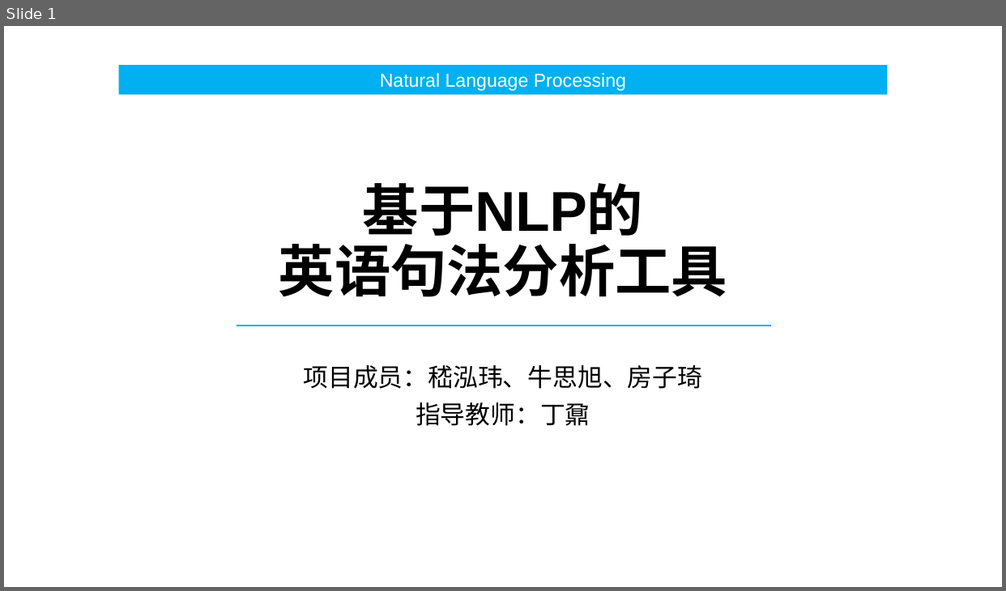
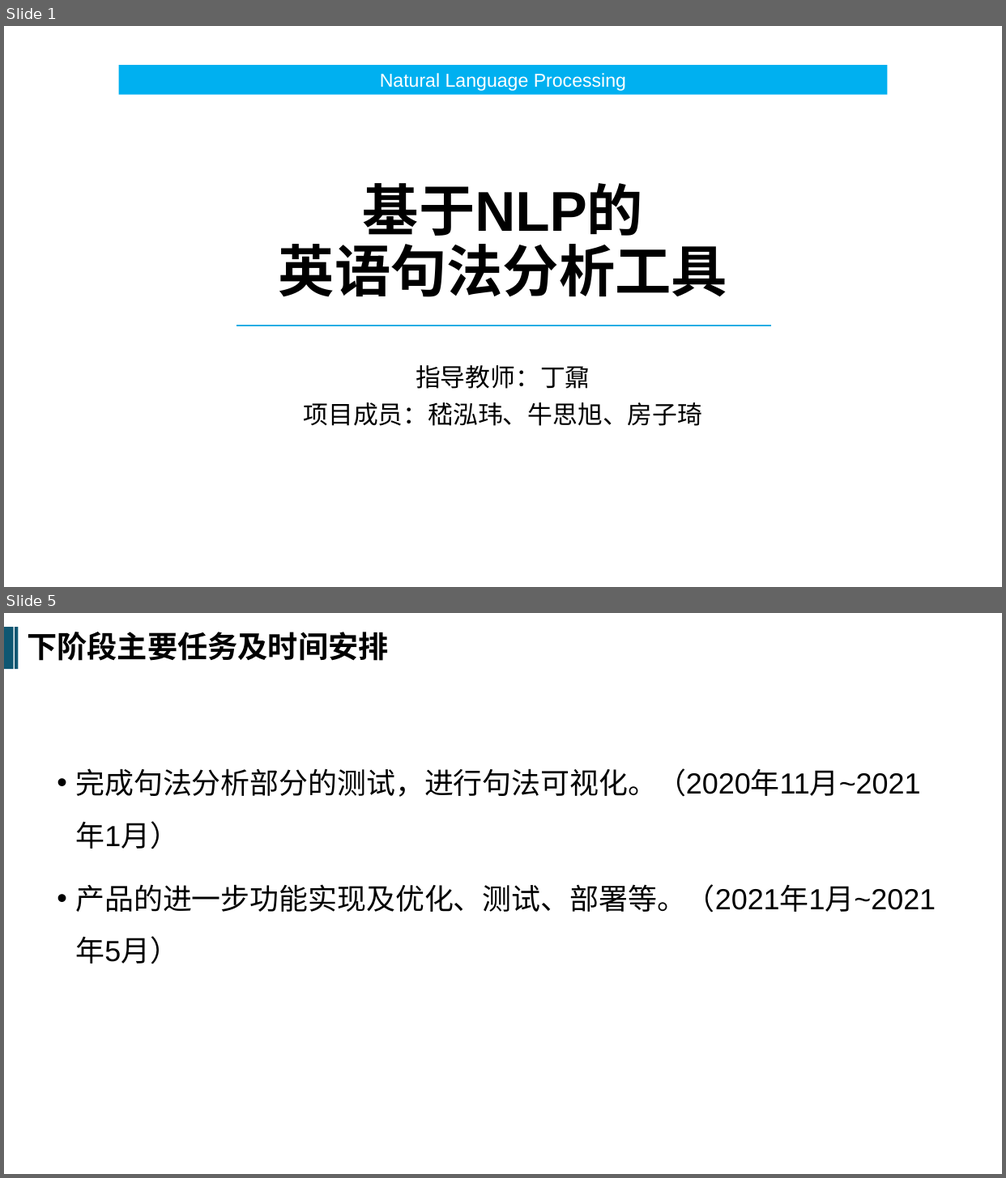
Before and after one commit to SRTPnsxjhw/SRTP, a slide deck: Notes_JHW/中期.pptx. Shown one above the other, each under a label of ours: slide 1 before the commit, slides 1 and 5 after it; the slides between them are not shown. The pictures are 1006x591 and 1006x1178 pixels, drawn with LibreOffice and Linux fonts; fonts in the diff are those of the drawing. Boxes give left, top, right and bottom in pixels: in the first picture for what was removed or moved away, otherwise in the second. Text is boxed around its words. In the diff, an @@ line names an element or a change of style, - is before the commit and + after.

```diff
--- a/Notes_JHW/中期.pptx
+++ b/Notes_JHW/中期.pptx
@@ slide 5 added at (4,613,1002,1174), background #FFFFFF @@
@@ rectangle added at (4,628,14,669), fill #0E5772 @@
@@ rectangle added at (15,628,19,669), fill #0E5772 @@
@@ text added at (27,632,389,661), 29 pt, text #000000, bold @@
+下阶段主要任务及时间安排
@@ text added at (75,769,936,913), 28 pt, text #000000 @@
+• 完成句法分析部分的测试，进行句法可视化。（2020年11月~2021年1月）
+• 产品的进一步功能实现及优化、测试、部署等。（2021年1月~2021年5月）
@@ slide 1 changed as well @@
@@ subtitle at (415,365,590,389): paragraph added @@
+指导教师：丁鼐
@@ subtitle at (415,403,590,426): paragraph removed @@
-指导教师：丁鼐
```
Also in this commit, not shown: 1 other slide changed, 3 other slides added, 26 slides removed, 2 other files.
